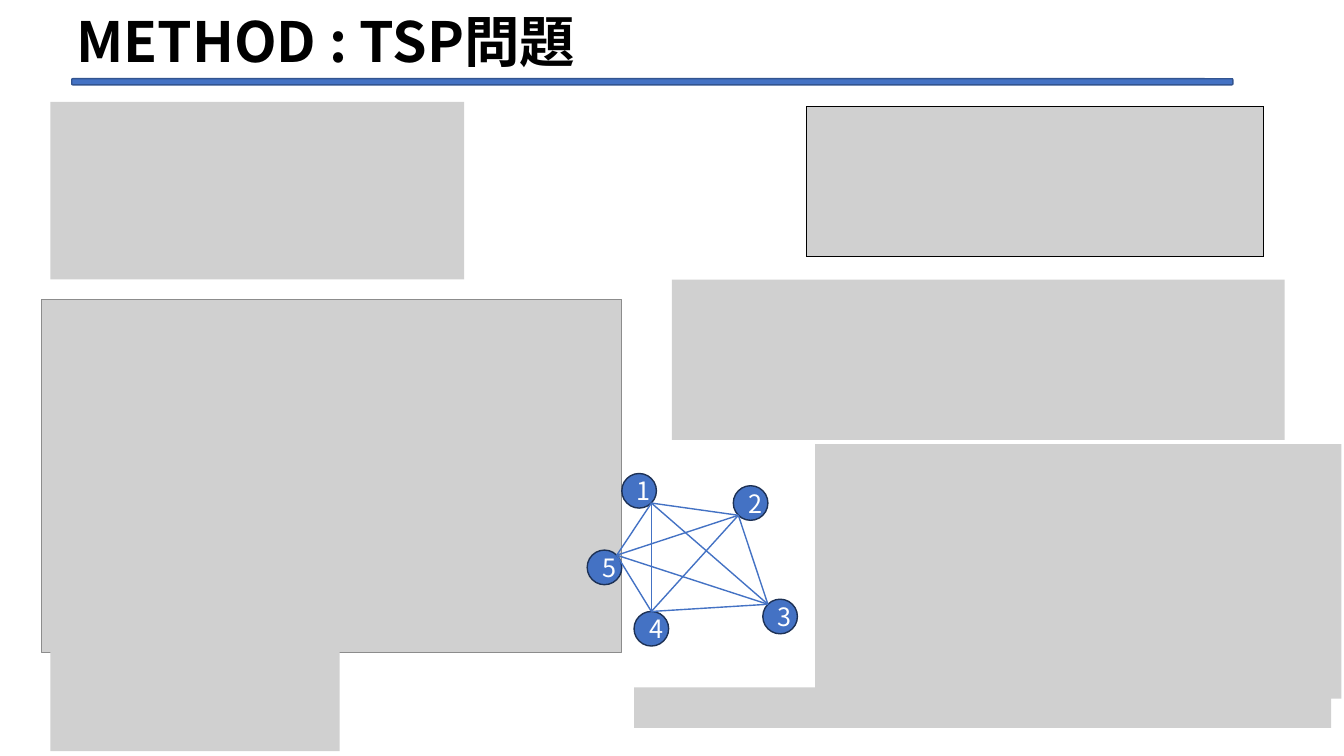
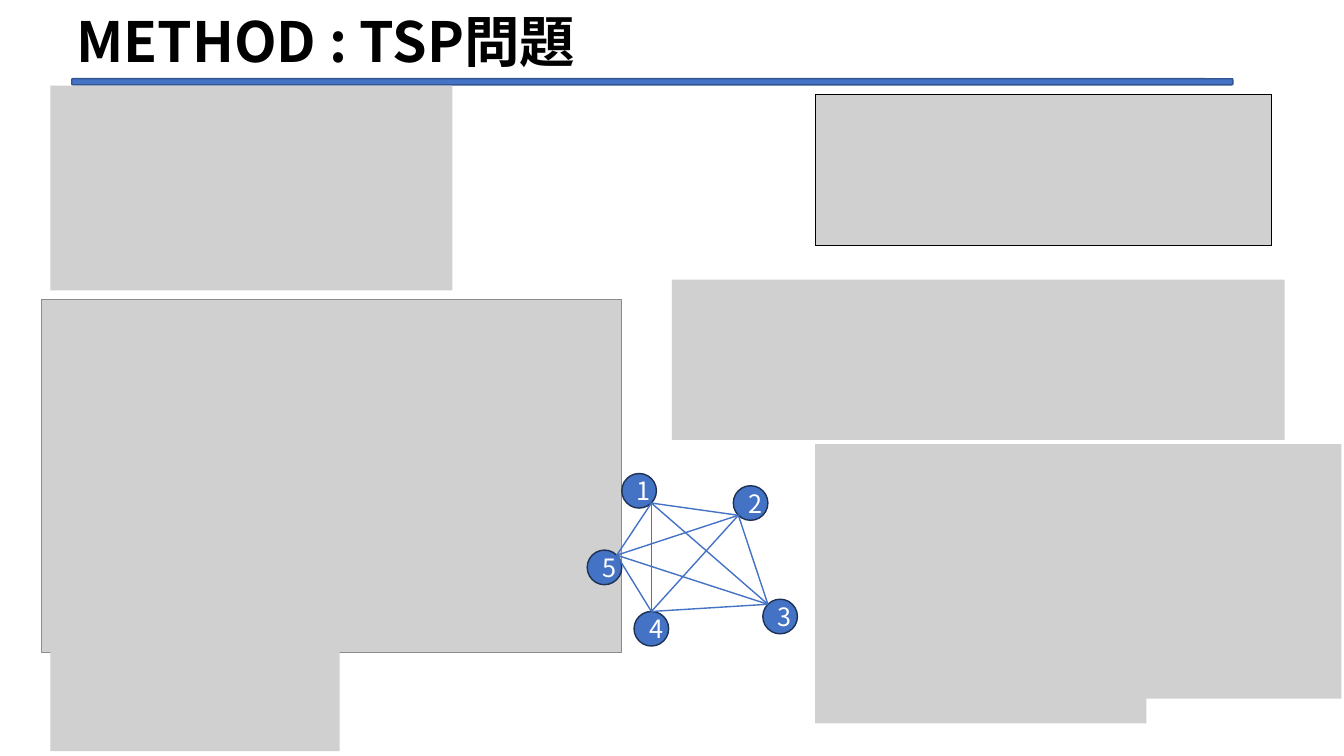
Before and after one commit to Legolas9999/zemi, a slide deck: slide 18 of 第二次/lcj_ron_zemi2.pptx. Drawn at 1344x756 pixels with LibreOffice and Linux fonts; fonts in the diff are those of the drawing; grey boxes stand for pictures. Boxes give left, top, right and bottom in pixels: in the first picture for what was removed or moved away, otherwise in the second. Text is boxed around its words. In the diff, an @@ line names an element or a change of style, - is before the commit and + after.

```diff
--- a/第二次/lcj_ron_zemi2.pptx
+++ b/第二次/lcj_ron_zemi2.pptx
@@ picture: place and size @@
-picture at <box>50,102,465,279</box>
+picture at <box>50,86,453,290</box>
@@ picture: place and size @@
-picture at <box>807,106,1263,257</box>
+picture at <box>816,95,1272,246</box>
@@ picture removed at <box>634,688,1332,728</box> @@
@@ picture added at <box>816,683,1147,724</box> @@
```
Also in this commit, not shown: 8 other slides changed, 12 slides added, 44 slides removed.
